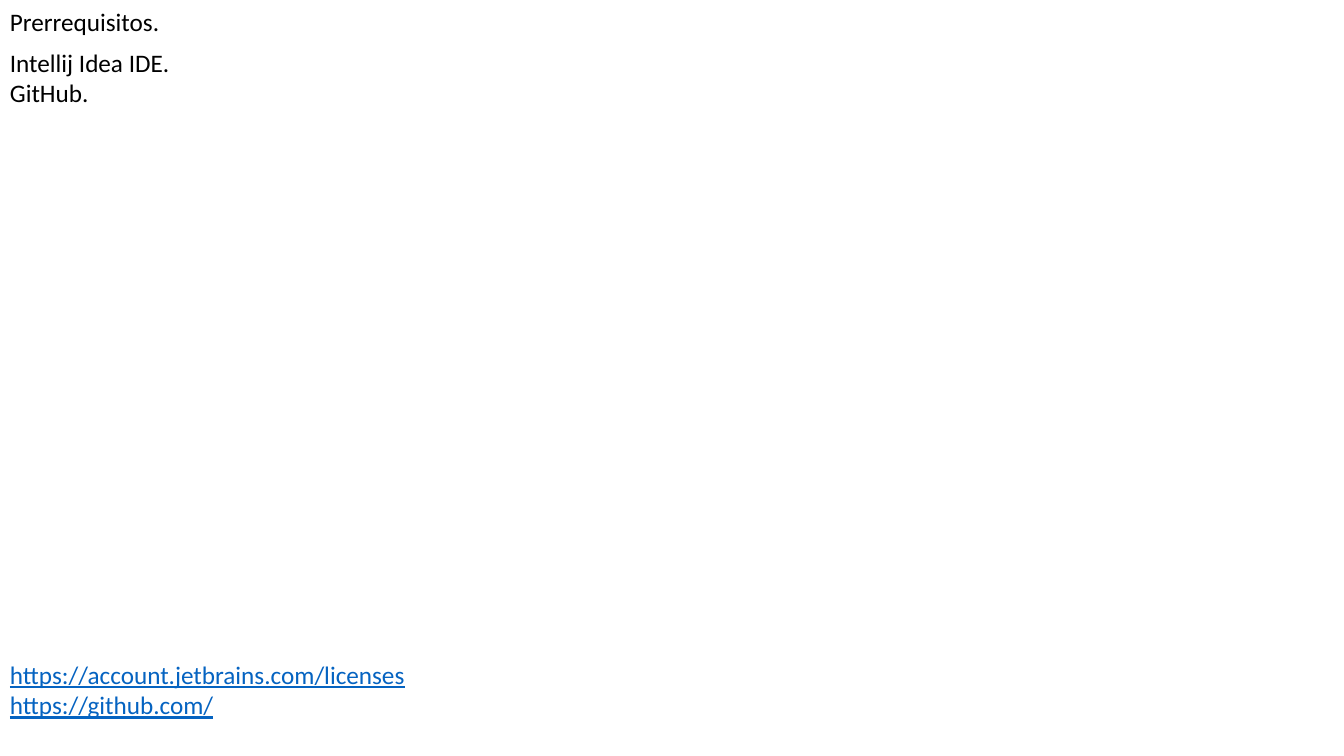
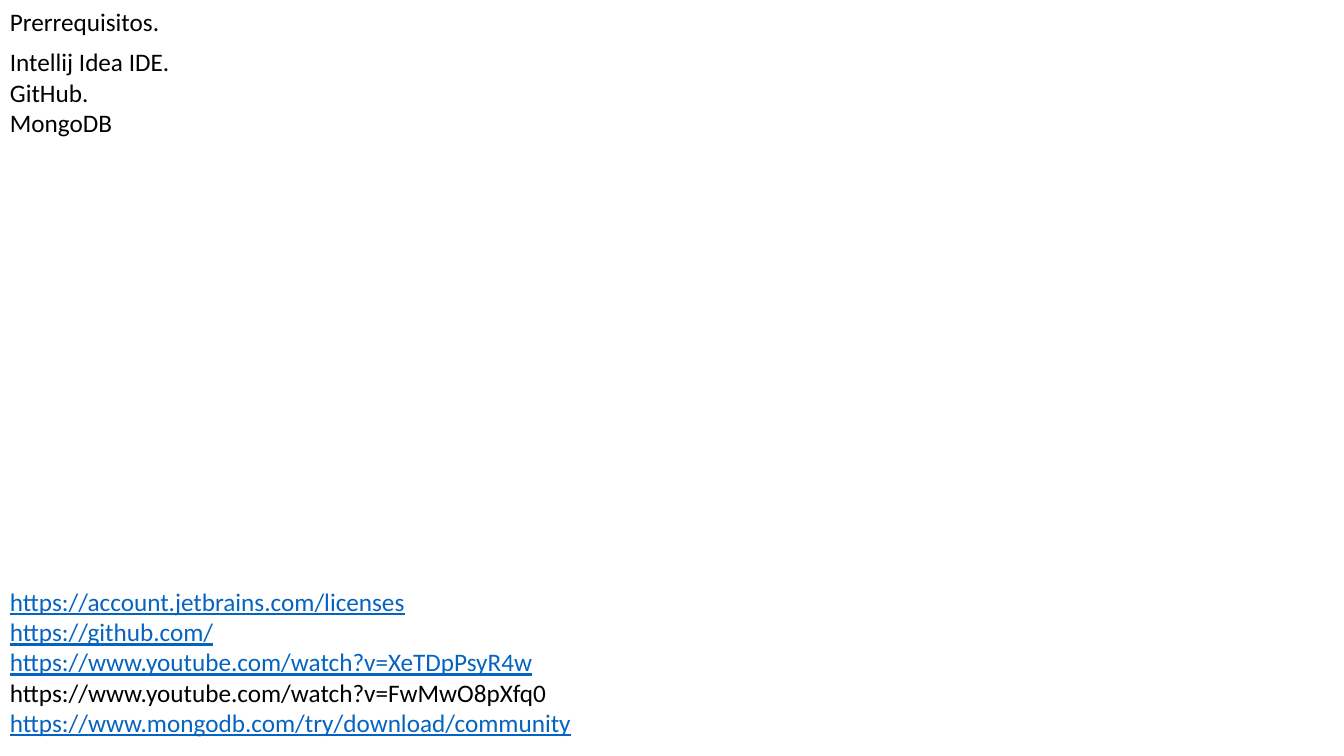
Before and after one commit to MayaDiazAnaMaria/proyectosGit, a slide deck: slide 1 of conexionCognito/Presentacion de java SDK con Cognito.pptx. Drawn at 1344x756 pixels with LibreOffice and Linux fonts; fonts in the diff are those of the drawing. Boxes give left, top, right and bottom in pixels: in the first picture for what was removed or moved away, otherwise in the second. Text is boxed around its words. In the diff, an @@ line names an element or a change of style, - is before the commit and + after.

```diff
--- a/conexionCognito/Presentacion de java SDK con Cognito.pptx
+++ b/conexionCognito/Presentacion de java SDK con Cognito.pptx
@@ text at bbox=[10, 115, 112, 137]: paragraph added @@
+MongoDB
@@ text "https://account.jetbrains.com/licenses": place and size @@
-text "https://account.jetbrains.com/licenses" at bbox=[10, 666, 404, 719]
+text "https://account.jetbrains.com/licenses" at bbox=[10, 593, 571, 737]
@@ text at bbox=[10, 653, 571, 737]: paragraphs added @@
+https://www.youtube.com/watch?v=XeTDpPsyR4w
+https://www.youtube.com/watch?v=FwMwO8pXfq0
+https://www.mongodb.com/try/download/community
```
Also in this commit, not shown: 2 slides added, 1 slide removed, 12 other files.
